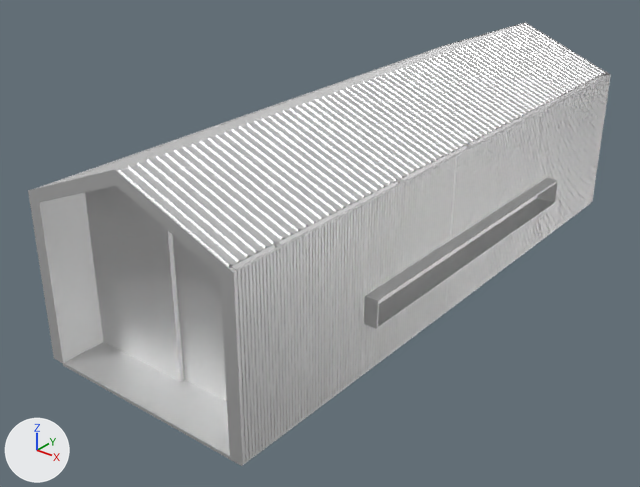
The glTF model images/3d_building.glb as it was, and as the next commit left it.
Before and after are seen from a 50 mm camera at (10.69, -15.18, 9.68) aimed at (-0.57, -1.1, 0.95). The lights are fixed; the arrows at lower left show +X, +Y and +Z. The first picture is the older version. Vertices at exactly the same position are counted once.

The first picture shows '3GSwNTpZ1FBQ_h0ZBWOzFc_001'.
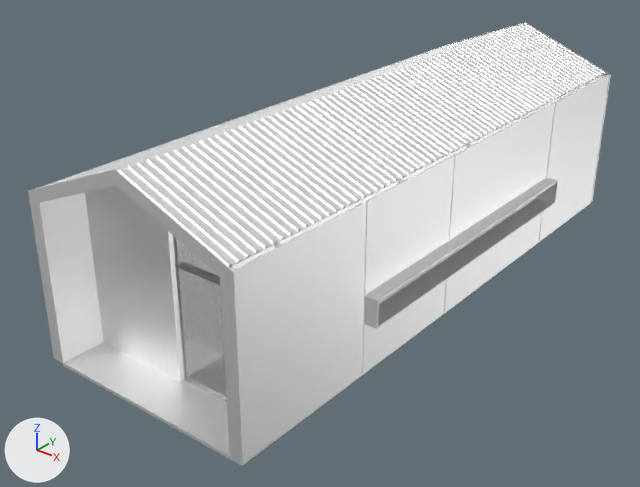
The edits, one by one:
In material 'VIDROS' (mat_vidros), metallic goes from 1.0 to 0.0.
In material 'VIDROS' (mat_vidros), roughness goes from 0.553 to 0.0.
Material 'EXPALUM_MARRON' (mat_expalum_marron) changes colour from white #e7e7e7 to white #ffffff; in linear values from (0.8, 0.8, 0.8) to (1.0, 1.0, 1.0).
me_3gswntpz1fbq_h0zbwozfc_001 is used by ob_3gswntpz1fbq_h0zbwozfc_001; location (0.0, 0.0, 2.06).
me_3gswntpz1fbq_h0zbwozfc_001 had 8627 vertices, 15040 faces and spanned x -2.69..2.74, y -6.92..7.18, z -2.32..2.54.
me_3gswntpz1fbq_h0zbwozfc_001 now has 5150 vertices, 9736 faces and spans x -2.69..2.74, y -6.92..7.18, z -2.13..2.54.
me_3gswntpz1fbq_h0zbwozfc_001 part 1: 434 loose pieces with 3472 vertices, spanning x -2.63..2.45, y -6.83..7.12, z -2.03..1.52, are deleted.
Part 2, on me_3gswntpz1fbq_h0zbwozfc_001:
18 vertices are removed from x -2.69..2.25, y -2.29..2.66, z -2.32..-0.33.
273 faces are deleted.
3 vertices in x -2.68..-2.35, y -2.26..2.64, z -2.32 move by (0.0, 0.0, 0.22).
20 vertices move within x -2.58..2.24, y -5.81..3.95, z -2.03..1.36.
13 vertices are added at x -2.69..-2.34, y -2.29..2.66, z -2.1.
126 new faces join them, mat_expalum_marron (white #ffffff).
51 new faces join them, mat_vidros (white #e7e7e7).

Boxes [x1, y1, x2, y2] around the edits, measured in the pictures (640 x 487 px):
'3GSwNTpZ1FBQ_h0ZBWOzFc_001', recoloured, surface changed, reshaped
    both: [28, 22, 611, 466]
part 1 of me_3gswntpz1fbq_h0zbwozfc_001, deleted
    before: [40, 46, 610, 461]
part 2 of me_3gswntpz1fbq_h0zbwozfc_001, cut back
    before: [181, 77, 605, 454]
    after: [181, 101, 558, 454]
